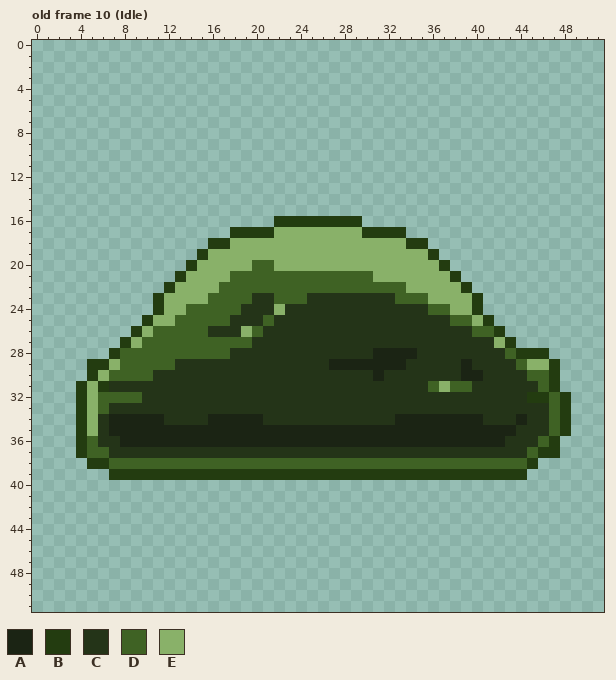
File history of a pixel-art file, Assets/Sprites/Slime.ase. Above is the file before it was changed.
52x52 pixels, 22 frames. Shown: old frame 10 (Idle). The commit also changed other frames, which this record leaves out.
Visible layers, top first: "Layer 2", "Layer 1".
Palette (. is transparent): A #1b2414  B #233c10  C #243418  D #3f6224  E #89b169
Pixels before, old frame 10 (Idle) (only the part around the change), first column x 0:
10 ....................................................
11 ....................................................
12 ....................................................
13 ....................................................
14 ....................................................
15 ....................................................
16 ......................BBBBBBBB......................
17 ..................BBBBEEEEEEEEBBBB..................
18 ................BBEEEEEEEEEEEEEEEEBB................
19 ...............BEEEEEEEEEEEEEEEEEEEEB...............
20 ..............BEEEEEDDEEEEEEEEEEEEEEEB..............
21 .............BEEEEDDDDDDDDDDDDDEEEEEEEB.............
22 ............BEEEEDDDDDDDDDDDDDDDDDEEEEEB............
23 ...........BEEEEDDDDCCDDDCCCCCCCCDDDEEEEB...........
24 ...........BEEDDDDDCCCECCCCCCCCCCCCCDDEEB...........
25 ..........BEEDDDDDCCCDCCCCCCCCCCCCCCCCDDEB..........
26 .........BEDDDDDCCCEDCCCCCCCCCCCCCCCCCCCDDB.........
27 ........BEDDDDDDDDDDCCCCCCCCCCCCCCCCCCCCCCEB........
28 .......BDDDDDDDDDDCCCCCCCCCCCCCAAAACCCCCCCCDBBB.....
29 .....BBEDDDDDCCCCCCCCCCCCCCAAAAAAACCCCCACCCCDEEB....
30 .....BEDDDDCCCCCCCCCCCCCCCCCCCCACCCCCCCAACCCCDDB....
31 ....BEBCCCCCCCCCCCCCCCCCCCCCCCCCCCCCDEDDCCCCCCDB....
32 ....BEDDDDCCCCCCCCCCCCCCCCCCCCCCCCCCCCCCCCCCCBBDB...
33 ....BEDCCCCCCCCCCCCCCCCCCCCCCCCCCCCCCCCCCCCCCCCDB...
34 ....BECAAAAACCCCAAAAACCCCCCCCCCCCAAAAAAAACCCACCDB...
35 ....BECAAAAAAAAAAAAAAAAAAAAAAAAAAAAAAAAAAAAACCCDB...
36 ....BDCCAAAAAAAAAAAAAAAAAAAAAAAAAAAAAAAAAAACCCDB....
37 ....BDDCCCCCCCCCCCCCCCCCCCCCCCCCCCCCCCCCCCCCCDBB....
38 .....BBDDDDDDDDDDDDDDDDDDDDDDDDDDDDDDDDDDDDDDB......
39 .......BBBBBBBBBBBBBBBBBBBBBBBBBBBBBBBBBBBBBB.......
40 ....................................................
41 ....................................................
42 ....................................................
New version:
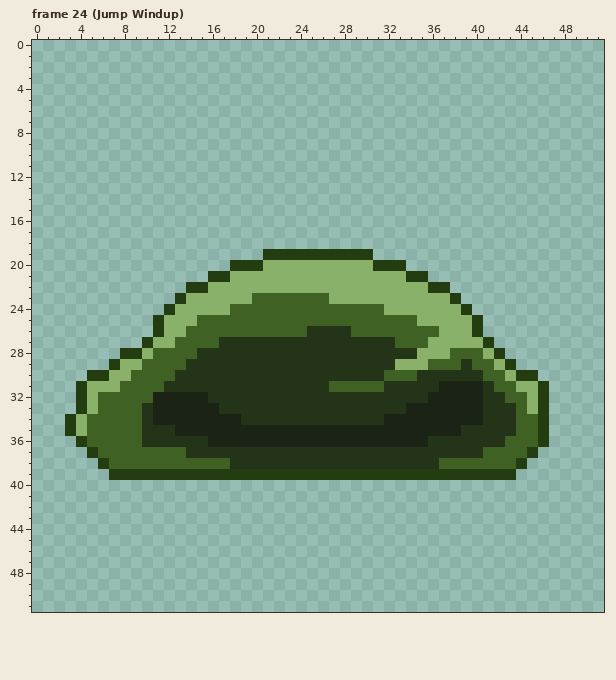
A new or re-ordered frame is compared with the old frame closest to it.
Difference:
frames 22 -> 31
Changed rows in their new state; - is an unchanged pixel.
Frame 24 (Jump Windup) is new; against old frame 10 (Idle), layers "Layer 2", "Layer 1":
first column x 3:
16 -------------------........-------------------
17 ---------------................---------------
18 -------------....................-------------
19 ------------......BBBBBBBBBB......------------
20 -----------....BBBE---------BBB....-----------
21 ----------...BBEEEEEEEEEEEEE---BB...----------
22 ---------..BB-EEEEEEEEEEEEEEEEE--BB..---------
23 --------..B--EEEEDD---DDEEEEEEEEE--B..--------
24 --------.B-EEEE-DDDDDDDDDDDDDEEEEEE-B.--------
25 -------.B-EE---DDD-DDDDDDDDDDDDDEEEEEB.-------
26 ------..BEE--DDDD-DDDD----DDDDDDDDEEEB..------
27 -----..BEE----CCC-------------DDDEEEEEB..-----
28 ----.BBE----CCC-------------CCCCEEEDDDEB....--
29 --..BEE---D-------------CCCCCCEEEDDDCDDEB....-
30 ---BEE--DD------------------CDDD----CCDDEBB..-
31 ---EEDDDD---------------DDDDD----CAAAA-DDEEB.-
32 -------DAAAAA--------------------AAAAA--DDE-..
33 ----DDD-AAAAAA-----------------AAAAAAA---DEB..
34 BEDDDDDC-AAAA---CC-----------A-----------DDB..
35 BEDDDDDCCC--------------------------CCCCCDDB..
36 ---DDDDCCCCCC--------------------CCCCCCCDDDB.-
37 -.B-DDDDDDD---------------------------DDDDB..-
38 --.------------CCCCCCCCCCCCCCCCCCC-------B.---
39 -----------------------------------------.----
Pixel boxes of the changes (left, top, right, bottom) in both pictures:
changed: (65, 216, 571, 480)
